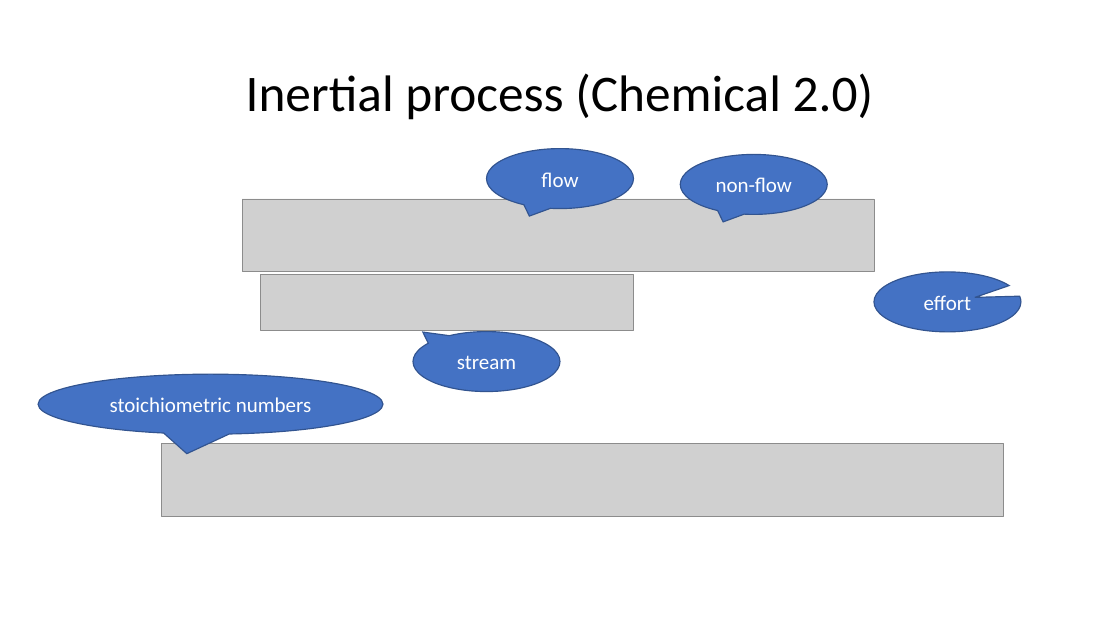
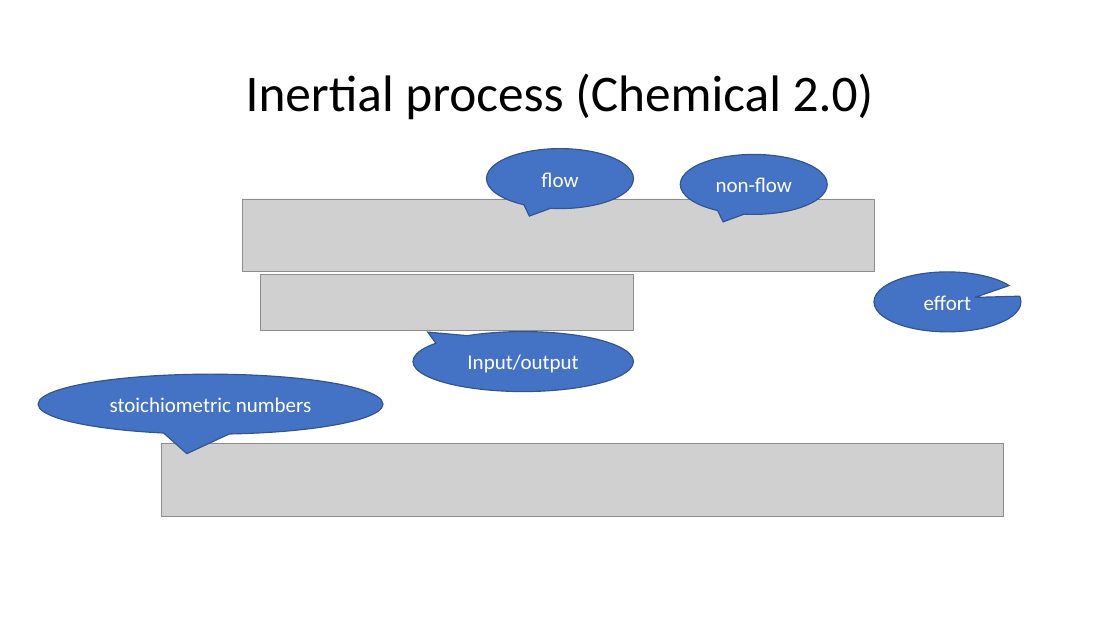
Before and after one commit to MarekMatejak/Chemical, a slide deck: slide 20 of Chemical/Resources/Documentation/Modelica2025-presentation.pptx. Drawn at 1120x630 pixels with LibreOffice and Linux fonts; fonts in the diff are those of the drawing; grey boxes stand for pictures. Boxes give left, top, right and bottom in pixels: in the first picture for what was removed or moved away, otherwise in the second. Text is boxed around its words. In the diff, an @@ line names an element or a change of style, - is before the commit and + after.

```diff
--- a/Chemical/Resources/Documentation/Modelica2025-presentation.pptx
+++ b/Chemical/Resources/Documentation/Modelica2025-presentation.pptx
@@ speech bubble "Input/output": place and size @@
-speech bubble "Input/output" at [413, 332, 560, 392]
+speech bubble "Input/output" at [413, 332, 634, 392]
@@ text in speech bubble at [467, 354, 578, 373]: text changed @@
-stream
+Input/output
```
Also in this commit, not shown: 5 other slides changed, 1 slide added.
